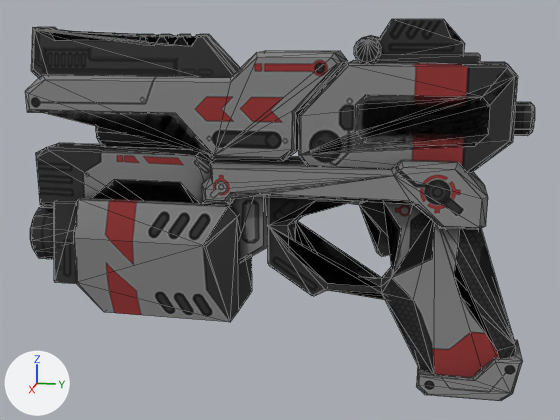
Two versions of the glTF model app/models/blaster_low.glb, one commit apart.
Camera for both pictures: a camera (50 mm lens) standing at (0.463, 0.101, 0.106) and looking at (0.0, 0.009, -0.01). Every picture has the same lights, and +X, +Y and +Z are marked at lower left. Mesh edges are drawn as thin lines. Where no turn or scale is listed for an object, it has been applied to the vertices. Vertices at the same position are counted once.

In view in the first picture: 'BaseMesh_LowPoly'.
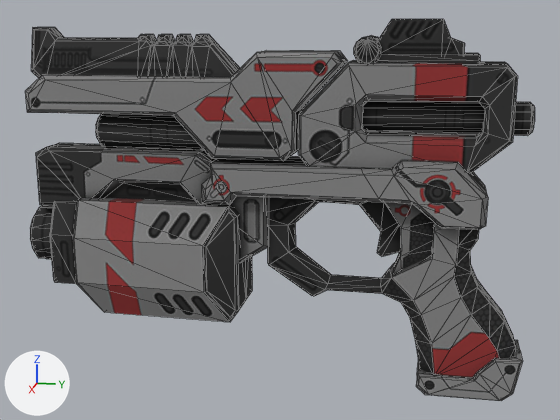
Commit message: Blaster: Fix asset

Where the change shows, as pixel boxes [x1, y1, x2, y2] in the pictures (560 x 420 px):
part 1 of me_plane_001, added: after [32, 19, 535, 400]

The edits, one by one:
me_plane_001 is used by ob_basemesh_lowpoly; location (0.0, 0.0, 0.0).
me_plane_001 had 715 vertices, 1322 faces and spanned x -0.028..0.028, y -0.155..0.159, z -0.118..0.106.
me_plane_001 now has 1000 vertices, 1900 faces and spans x -0.028..0.028, y -0.155..0.159, z -0.118..0.106.
me_plane_001 part 1: 285 vertices added at x -0.028..0.028, y -0.155..0.159, z -0.118..0.101.
